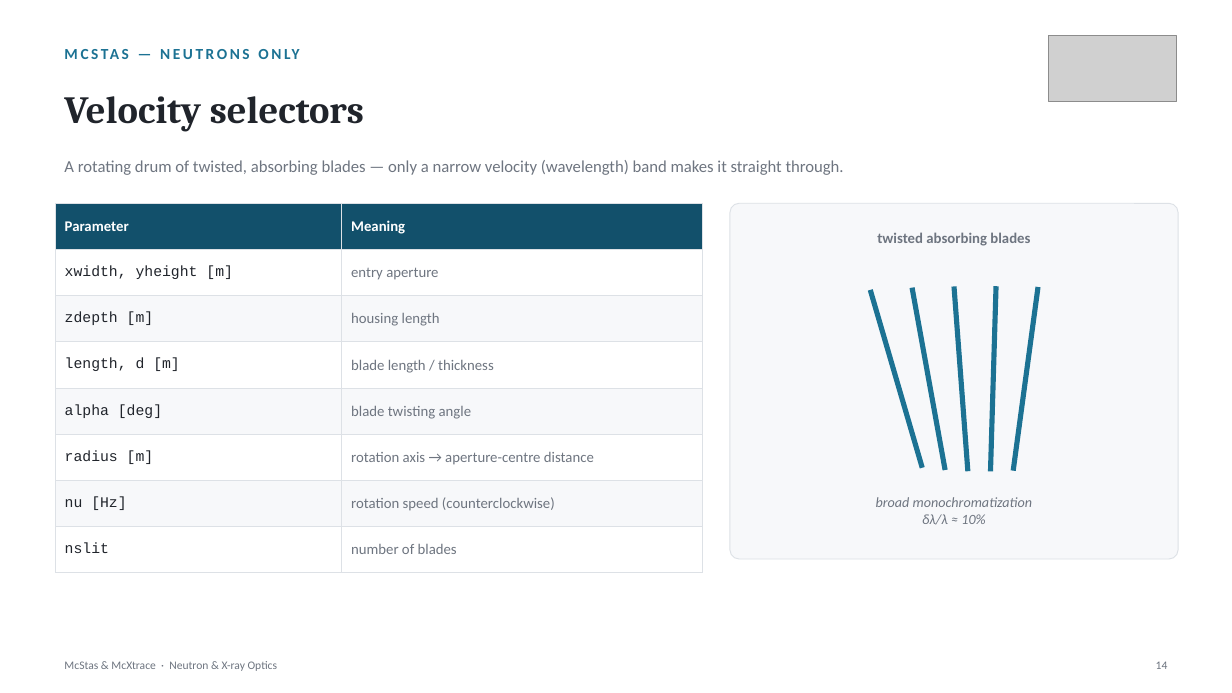
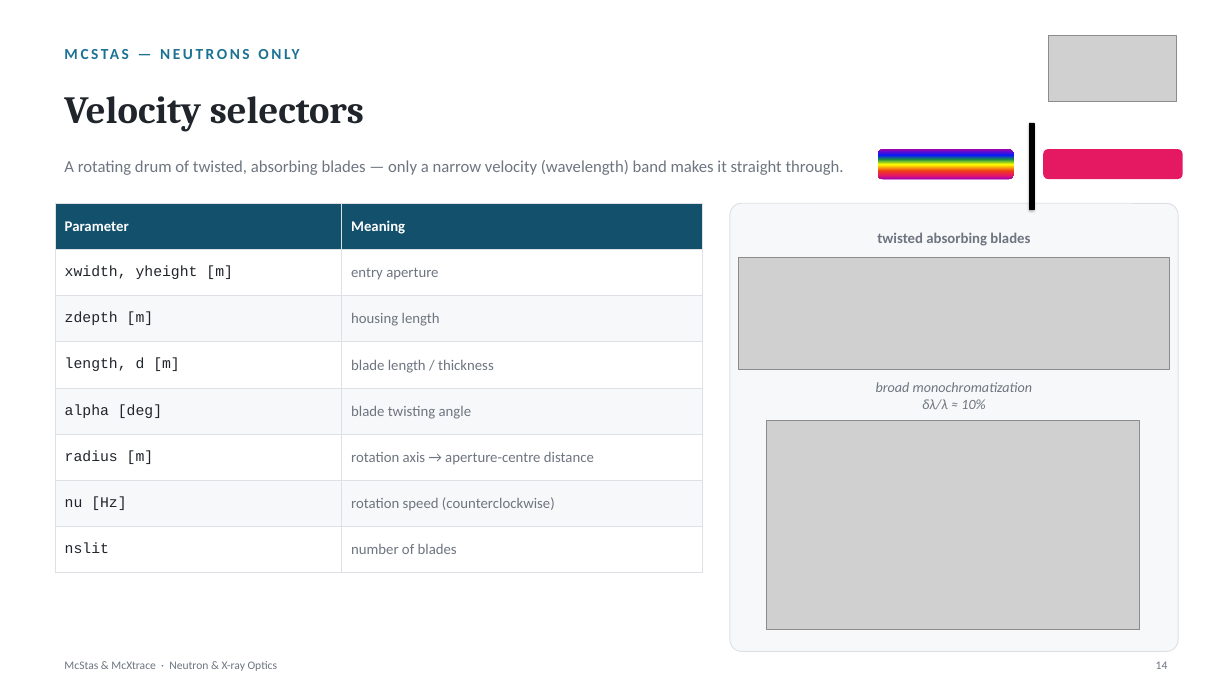
Before and after one commit to mccode-dev/PaNRAID, a slide deck: slide 14 of 22_September_Tuesday/05_afternoon_optics/McStas_McXtrace_Optics.pptx. Drawn at 1232x693 pixels with LibreOffice and Linux fonts; fonts in the diff are those of the drawing; grey boxes stand for pictures. Boxes give left, top, right and bottom in pixels: in the first picture for what was removed or moved away, otherwise in the second. Text is boxed around its words. In the diff, an @@ line names an element or a change of style, - is before the commit and + after.

```diff
--- a/22_September_Tuesday/05_afternoon_optics/McStas_McXtrace_Optics.pptx
+++ b/22_September_Tuesday/05_afternoon_optics/McStas_McXtrace_Optics.pptx
@@ rounded rectangle added at (x1=878, y1=149, x2=1014, y2=178), fill gradient #A603AB to #0819FB to #1A8D48 to #FFFF00 to #EE3F17 to #E81766 @@
@@ rectangle added at (x1=1030, y1=123, x2=1034, y2=210), fill #000000, outline #000000 0.25 pt @@
@@ rounded rectangle added at (x1=1043, y1=149, x2=1183, y2=178), fill #E41962 @@
@@ rounded rectangle resized from (x1=730, y1=203, x2=1178, y2=559) to (x1=730, y1=203, x2=1178, y2=652) @@
@@ picture added at (x1=739, y1=258, x2=1170, y2=371) @@
@@ line removed from (871, 290) to (922, 468) @@
@@ line removed from (912, 287) to (945, 470) @@
@@ line removed from (954, 287) to (968, 471) @@
@@ line removed from (996, 287) to (991, 471) @@
@@ line removed from (1038, 287) to (1014, 470) @@
@@ text "broad monochromatization" moved from (x1=876, y1=497, x2=1033, y2=525) to (x1=876, y1=382, x2=1033, y2=410) @@
@@ picture added at (x1=767, y1=421, x2=1140, y2=630) @@
```
Also in this commit, not shown: 10 other slides changed, 1 other file.
